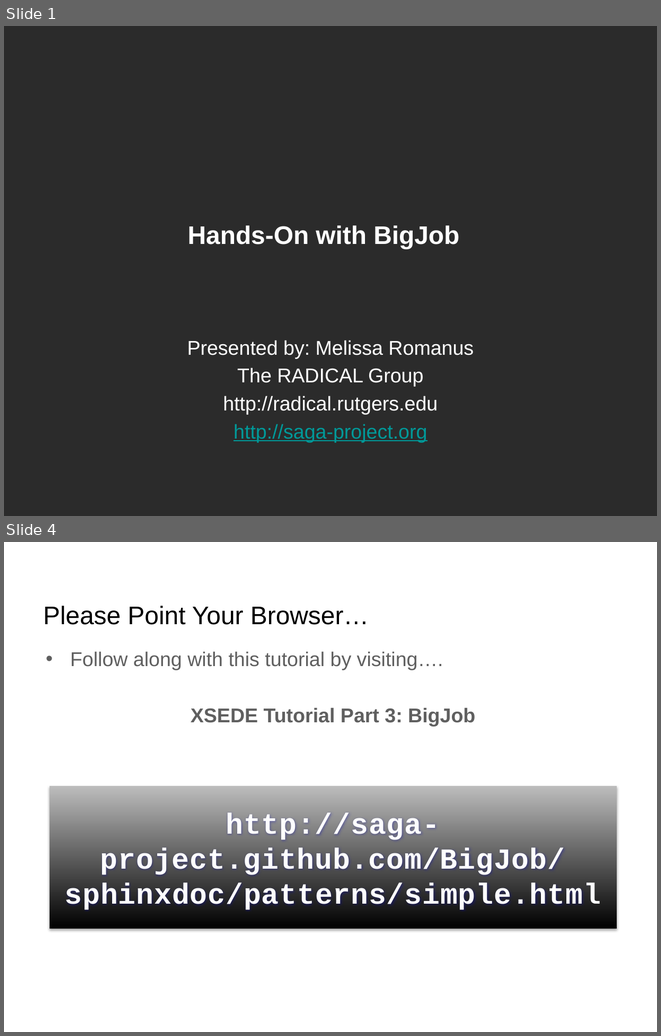
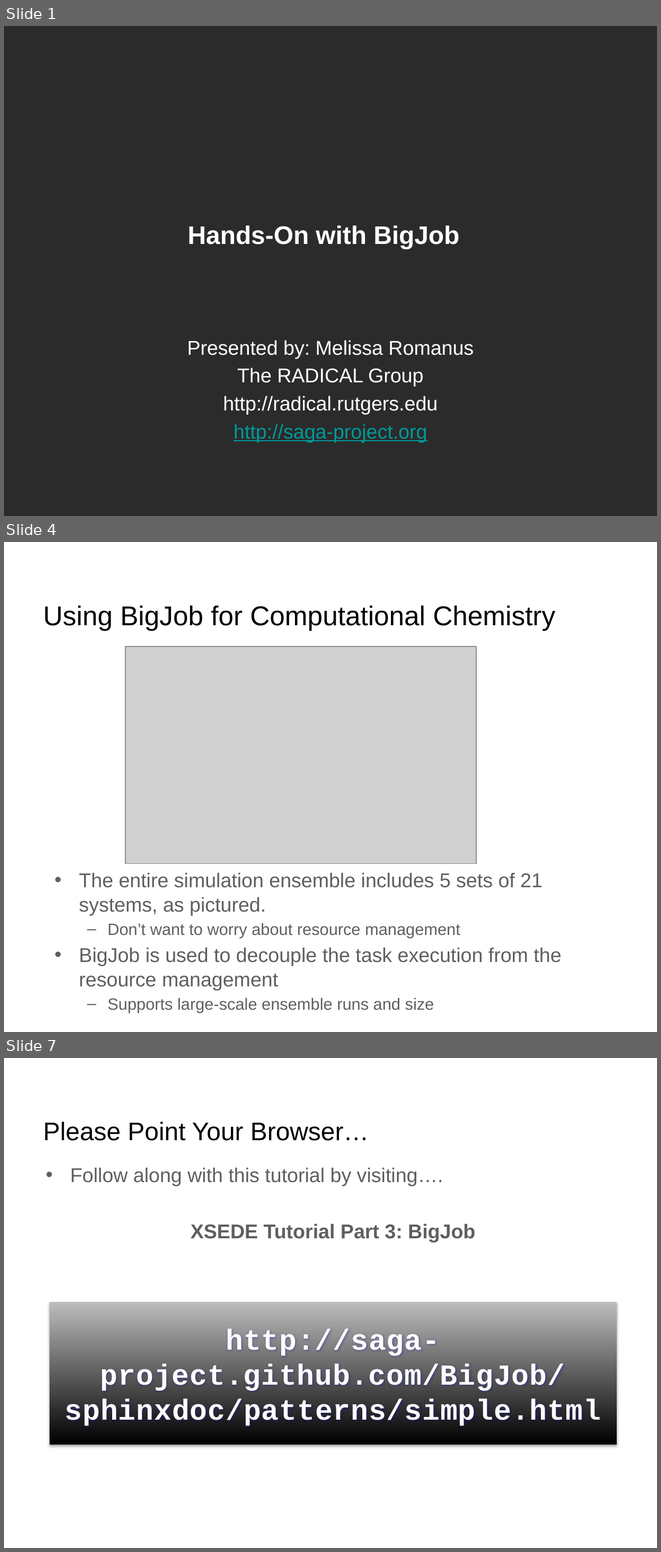
Before and after one commit to saga-project/presentations, a slide deck: Tutorials/2013-XSEDE-BigJob/BigJob-XSEDE-2013.pptx. Shown one above the other, each under a label of ours: slides 1 and 4 before the commit, slides 1, 4 and 7 after it; the slides between them are not shown. The pictures are 661x1036 and 661x1552 pixels, drawn with LibreOffice and Linux fonts; fonts in the diff are those of the drawing; grey boxes stand for pictures; background and template pictures are left out; a plain dark background stands for a picture behind light text. Boxes give left, top, right and bottom in pixels: in the first picture for what was removed or moved away, otherwise in the second. Text is boxed around its words. In the diff, an @@ line names an element or a change of style, - is before the commit and + after.

```diff
--- a/Tutorials/2013-XSEDE-BigJob/BigJob-XSEDE-2013.pptx
+++ b/Tutorials/2013-XSEDE-BigJob/BigJob-XSEDE-2013.pptx
@@ slide 4 added at bbox=[4, 542, 657, 1032], background #FFFFFF @@
@@ title added at bbox=[43, 605, 555, 631], 30 pt, text #000000 @@
+Using BigJob for Computational Chemistry
@@ picture added at bbox=[125, 646, 476, 864] @@
@@ text added at bbox=[79, 872, 561, 1013], 22 pt, text #5F5F5F @@
+• The entire simulation ensemble includes 5 sets of 21 systems, as pictured.
+  – Don’t want to worry about resource management
+• BigJob is used to decouple the task execution from the resource management
+  – Supports large-scale ensemble runs and size
@@ what was slide 4 is now slide 7 @@
```
Also in this commit, not shown: 2 slides changed, 2 other slides added, 1 other file.
